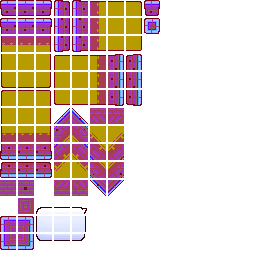
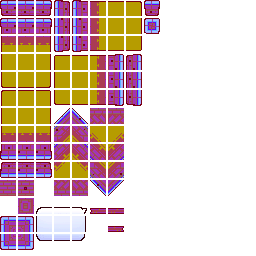
Layer changes from the first 256 × 256 image to the second:
painted on "그룹 2 - 고급 개체 그룹" over <box>90,208,124,232</box>
